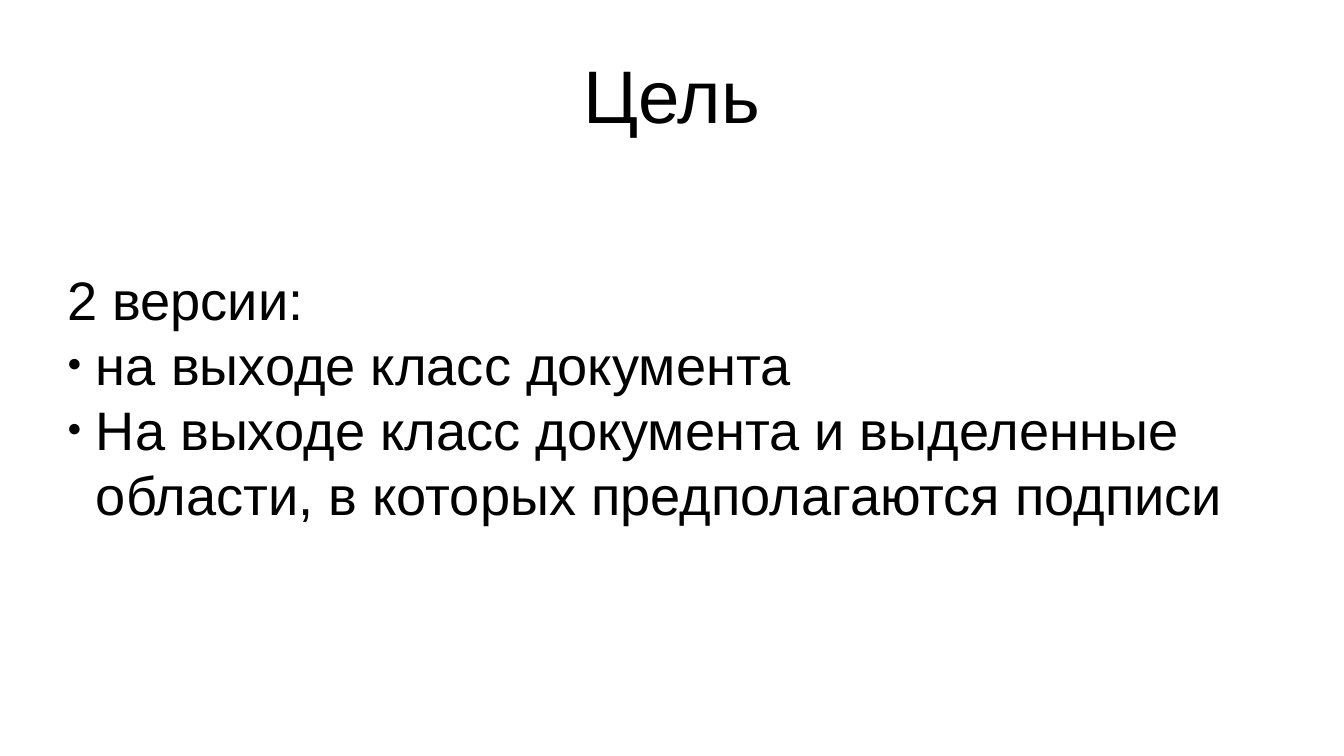
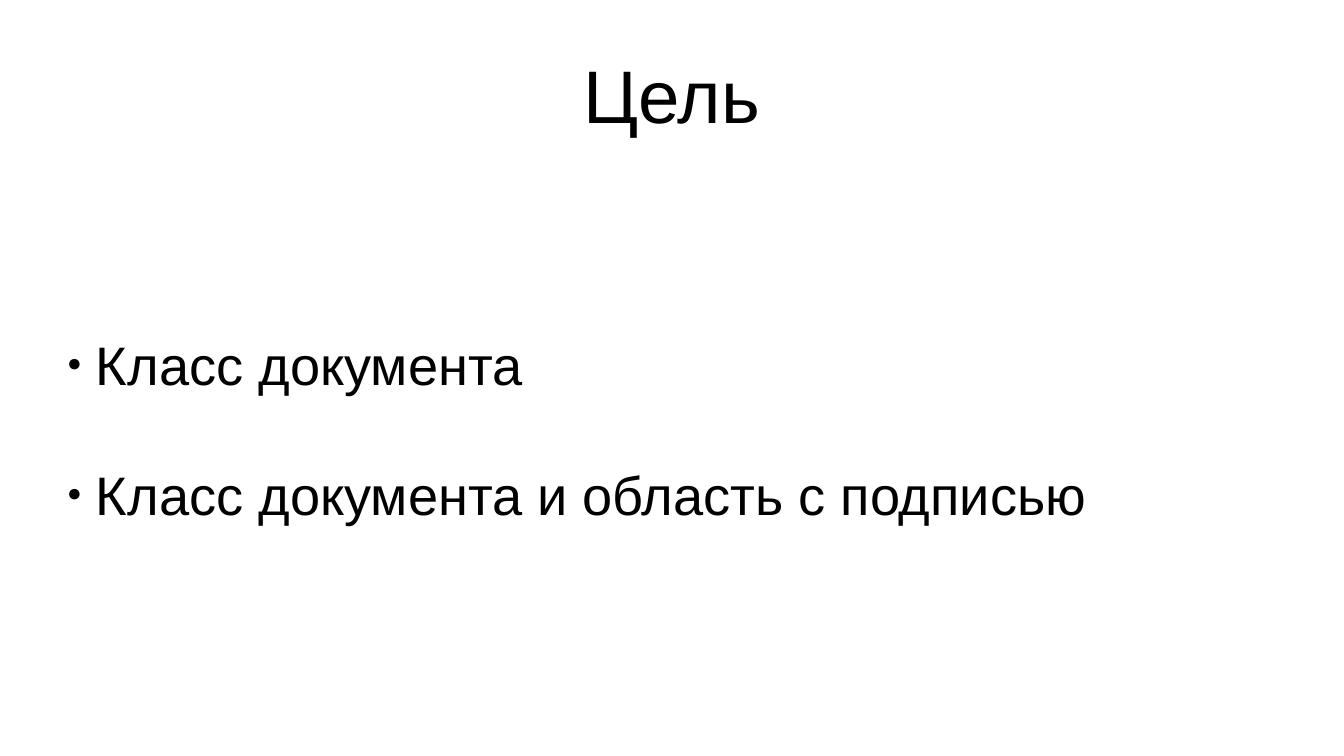
Before and after one commit to Apollon76/signature_detection, a slide deck: slide 3 of presentation.odp. Drawn at 1344x756 pixels with LibreOffice and Linux fonts; fonts in the diff are those of the drawing. Boxes give left, top, right and bottom in pixels: in the first picture for what was removed or moved away, otherwise in the second. Text is boxed around its words. In the diff, an @@ line names an element or a change of style, - is before the commit and + after.

```diff
--- a/presentation.odp
+++ b/presentation.odp
@@ subtitle at bbox=[96, 347, 1086, 524]: text changed @@
-2 версии:
-● на выходе класс документа
-● На выходе класс документа и выделенные области, в которых предполагаются подписи
+● Класс документа
+● Класс документа и область с подписью
```
Also in this commit, not shown: 2 other slides changed.
